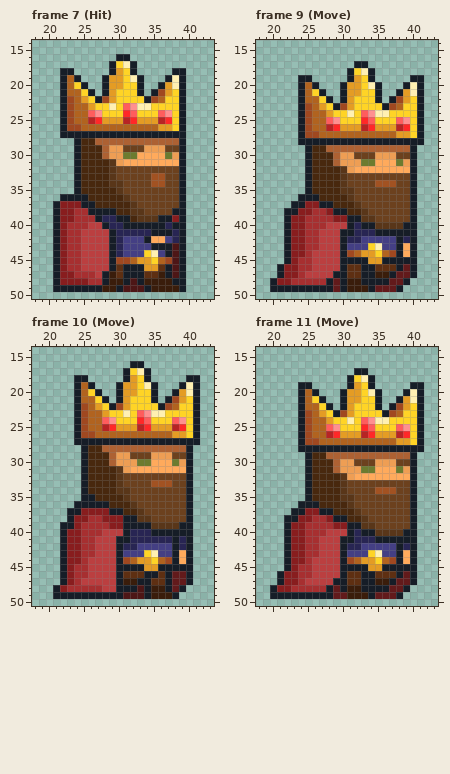
Two versions of one pixel-art file, Assets/Native/Sprites/king.aseprite. The first picture shows the starting point.
64x64 pixels, 18 frames. Shown: frame 7 (Hit): x 18..43, y 14..50; frame 9 (Move): x 18..43, y 14..50; frame 10 (Move): x 18..43, y 14..50; frame 11 (Move): x 18..43, y 14..50. The commit also changed other frames, which this record leaves out.
Now the later version:
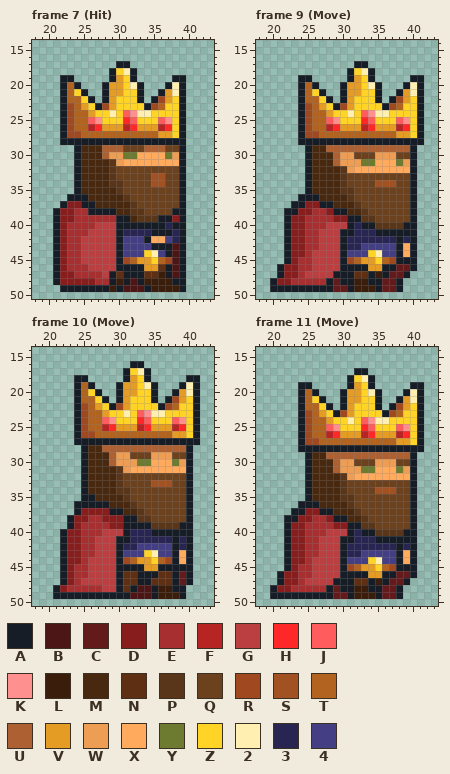
Palette (. is transparent): A #161d27  B #4d1616  C #621a1b  D #881d1e  E #a72f30  F #b72424  G #bb3f40  H #ff2828  J #ff5d5d  K #ff9090  L #3a1d0b  M #48280e  N #5e2f12  P #593619  Q #6c411e  R #a04820  S #a25222  T #b1631f  U #ad6133  V #e49c24  W #ee9e54  X #ffaa5c  Y #6c7b2f  Z #ffd426  2 #fff0b2  3 #282553  4 #443f84
Diff:
--- frame 7 (Hit), layers "Head", "Cloak"
@@ x 18..43 @@
 15 ..........................
-16 ............AA............
-17 ...........AZ2A...........
-18 ....AA.....AVZA.....AA....
-19 ....ATA...AVVZ2A...A2A....
-20 ....ATZA..AVVZZA..AV2A....
-21 ....ATTZA.AVZZZA.ARVZA....
-22 ....ARTVZARVZZZZARTZZA....
-23 ....ARTTVZZ2ZJK22ZZZZA....
-24 ....ARTTJKZZZHJZZZJKZA....
-25 ....ARTTFHVVVFHVVVFHZA....
-26 ....ARRTTTTTTTTTTTVVZA....
-27 ....AAAAAAAAAAAAAAAAAA....
-28 ......AMMUUUUUUUUUUUUA....
-29 ......AMMMUWWQQQWWWQQA....
+16 ..........................
+17 ............AA............
+18 ...........AZ2A...........
+19 ....AA.....AVZA.....AA....
+20 ....ATA...AVVZ2A...A2A....
+21 ....ATZA..AVVZZA..AV2A....
+22 ....ATTZA.AVZZZA.ARVZA....
+23 ....ARTVZARVZZZZARTZZA....
+24 ....ARTTVZZ2ZJK22ZZZZA....
+25 ....ARTTJKZZZHJZZZJKZA....
+26 ....ARTTFHVVVFHVVVFHZA....
+27 ....ARRTTTTTTTTTTTVVZA....
+28 ....AAAAAAAAAAAAAAAAAA....
+29 ......AMMMUUUQQQUUUQQA....
 30 ......AMMMUWWYYXXXXYWA....
@@ x 19..32 @@
 35 .....AMMMMMPQQ
-36 ...AAAAMMMMMPQ
-37 ..ADDDAAMMMMMP
+36 ....AAAMMMMMPQ
+37 ...ADDAAMMMMMP
 38 ..ADDEEAAAAMMP
-39 ..ADDEEEA33AAM
-40 ..ADEEEGGA33AA
-41 ..ADEEGGGGA333
-42 ..ADEEGGGGA344
-43 ..ADEEGGGGA344
-44 ..ADEEGGGGA344
-45 ..ADEEGGGGARRT
-46 ..ADEEGGGGANAA
-47 ..ADDEEEGALNAA
-48 ..ADDDDEEALLAB
-49 ..AAAAAAALLABB
+39 ..ADDEEEEEEAAM
+40 ..ADEEEEGGGAAA
+41 ..ADEEEGGGGA33
+42 ..ADEEGGGGGA44
+43 ..ADEEGGGGGA44
+44 ..ADEEGGGGGA44
+45 ..ADEEGGGGGART
+46 ..ADEEEGGGGAAA
+47 ..ADDEEEEGANAA
+48 ..ADDDDDEEALAB
+49 ...AAAAAAALABB
 50 ..............
--- frame 9 (Move), layers "Cloak", "Body", "Legs"
@@ x 28..42 @@
 41 GGAA333AAAAAA..
-42 GGA3344444A3A..
-43 GGA444Z244AXA..
-44 GGARTVVZTRAXA..
-45 GGAAAAVVAAAAA..
-46 GGANNAANNNACA..
-47 GAANNAALLACCA..
-48 ACALLAAAACCA...
-49 ACALLLACCCA....
+42 GGA3333333A3A..
+43 GGA3344444AXA..
+44 GGA444Z244AXA..
+45 GGARTVVZTRAAA..
+46 GGAAAAVVAACCA..
+47 GAAANNALACCA...
+48 ACAALLAACCA....
+49 ACCALLLACCA....
 50 ...............
--- frame 10 (Move), layers "Cloak", "Legs"
@@ x 20..25 @@
 36 ....AA
-37 ...AAD
+37 ....AD
 38 ...ADD
-39 ..AADE
+39 ...ADE
 40 ..ADDE
@@ x 29..41 @@
 45 GAAAAVVAAAAA.
-46 GANNNAANACCA.
-47 GALLAANNACCA.
-48 GAAABALLACA..
-49 AABBBALLLA...
+46 GANNAAANNACA.
+47 GANNAANNNACA.
+48 GANABBALLAA..
+49 AAABBBALLLA..
 50 .............
--- frame 11 (Move), layers "Cloak", "Body", "Legs"
@@ x 29..42 @@
 41 GAA333AAAAAA..
-42 GA3344444A3A..
-43 GA444Z244AXA..
-44 GARTVVZTRAXA..
-45 GAAAAVVAAAAA..
-46 GANNAANNNACA..
-47 AANNAALLACCA..
-48 CALLAAAACCA...
-49 CCLLLACCCA....
+42 GA3333333A3A..
+43 GA3344444AXA..
+44 GA444Z244AXA..
+45 GARTVVZTRAAA..
+46 GAAAAVVAACCA..
+47 AAANNALACCA...
+48 CAALLAACCA....
+49 CCALLLACCA....
 50 ..............
